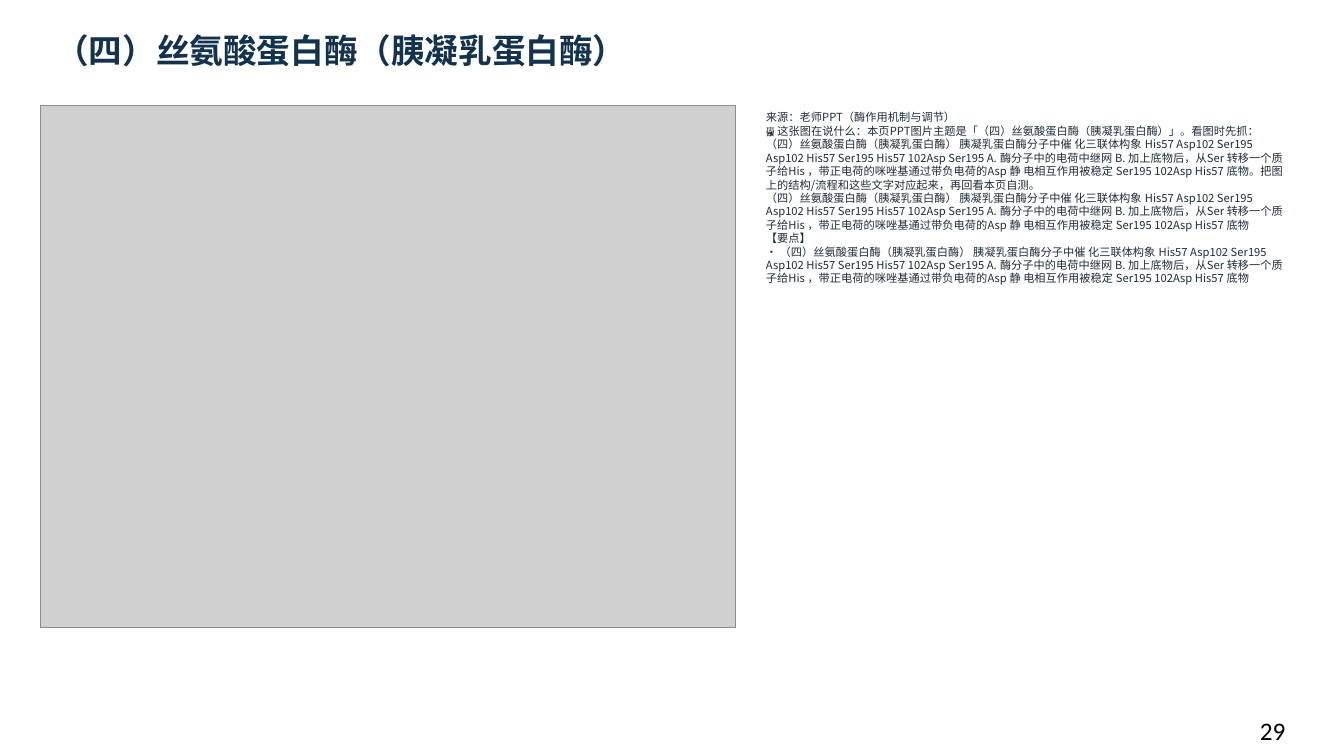
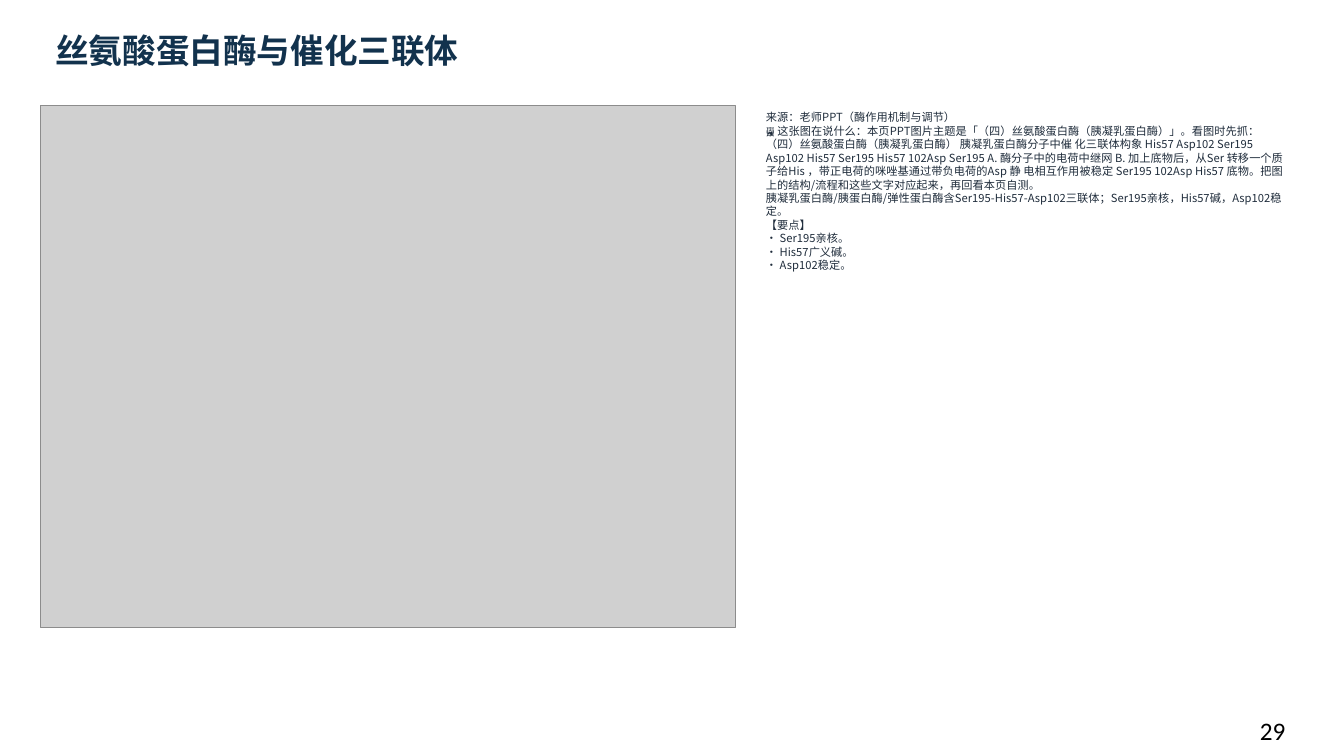
Before and after one commit to newkan-li/Biochemistry, a slide deck: slide 29 of downloads/bc08-ai-style.pptx. Drawn at 1344x756 pixels with LibreOffice and Linux fonts; fonts in the diff are those of the drawing; grey boxes stand for pictures. Boxes give left, top, right and bottom in pixels: in the first picture for what was removed or moved away, otherwise in the second. Text is boxed around its words. In the diff, an @@ line names an element or a change of style, - is before the commit and + after.

```diff
--- a/downloads/bc08-ai-style.pptx
+++ b/downloads/bc08-ai-style.pptx
@@ text at [55, 34, 458, 66]: text changed @@
-（四）丝氨酸蛋白酶（胰凝乳蛋白酶）
+丝氨酸蛋白酶与催化三联体
@@ text at [766, 111, 1283, 272]: text changed @@
-来源：老师PPT（酶作用机制与调节）
-🖼 这张图在说什么：本页PPT图片主题是「（四）丝氨酸蛋白酶（胰凝乳蛋白酶）」。看图时先抓：（四）丝氨酸蛋白酶（胰凝乳蛋白酶） 胰凝乳蛋白酶分子中催 化三联体构象 His57 Asp102 Ser195 Asp102 His57 Ser195 His57 102Asp Ser195 A. 酶分子中的电荷中继网 B. 加上底物后，从Ser 转移一个质子给His ，带正电荷的咪唑基通过带负电荷的Asp 静 电相互作用被稳定 Ser195 102Asp His57 底物。把图上的结构/流程和这些文字对应起来，再回看本页自测。
-（四）丝氨酸蛋白酶（胰凝乳蛋白酶） 胰凝乳蛋白酶分子中催 化三联体构象 His57 Asp102 Ser195 Asp102 His57 Ser195 His57 102Asp Ser195 A. 酶分子中的电荷中继网 B. 加上底物后，从Ser 转移一个质子给His ，带正电荷的咪唑基通过带负电荷的Asp 静 电相互作用被稳定 Ser195 102Asp His57 底物
-【要点】
-• （四）丝氨酸蛋白酶（胰凝乳蛋白酶） 胰凝乳蛋白酶分子中催 化三联体构象 His57 Asp102 Ser195 Asp102 His57 Ser195 His57 102Asp Ser195 A. 酶分子中的电荷中继网 B. 加上底物后，从Ser 转移一个质子给His ，带正电荷的咪唑基通过带负电荷的Asp 静 电相互作用被稳定 Ser195 102Asp His57 底物
+来源：老师PPT（酶作用机制与调节）
+🖼 这张图在说什么：本页PPT图片主题是「（四）丝氨酸蛋白酶（胰凝乳蛋白酶）」。看图时先抓：（四）丝氨酸蛋白酶（胰凝乳蛋白酶） 胰凝乳蛋白酶分子中催 化三联体构象 His57 Asp102 Ser195 Asp102 His57 Ser195 His57 102Asp Ser195 A. 酶分子中的电荷中继网 B. 加上底物后，从Ser 转移一个质子给His ，带正电荷的咪唑基通过带负电荷的Asp 静 电相互作用被稳定 Ser195 102Asp His57 底物。把图上的结构/流程和这些文字对应起来，再回看本页自测。
+胰凝乳蛋白酶/胰蛋白酶/弹性蛋白酶含Ser195-His57-Asp102三联体；Ser195亲核，His57碱，Asp102稳定。
+【要点】
+• Ser195亲核。
+• His57广义碱。
+• Asp102稳定。
```
Also in this commit, not shown: 41 other slides changed, 5 other files.
